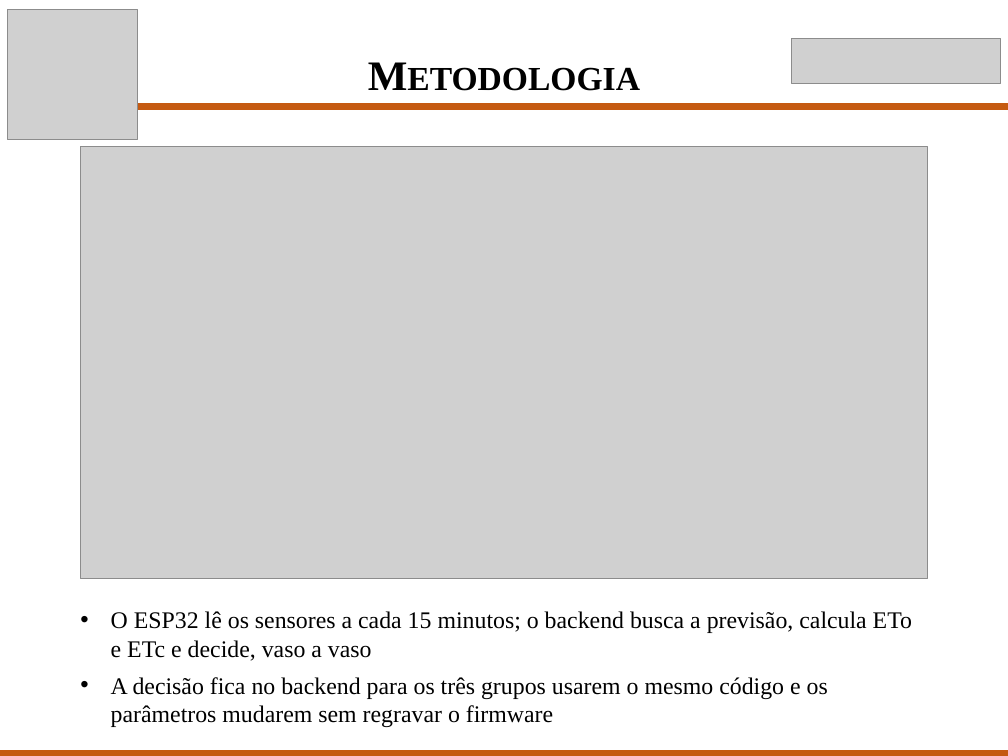
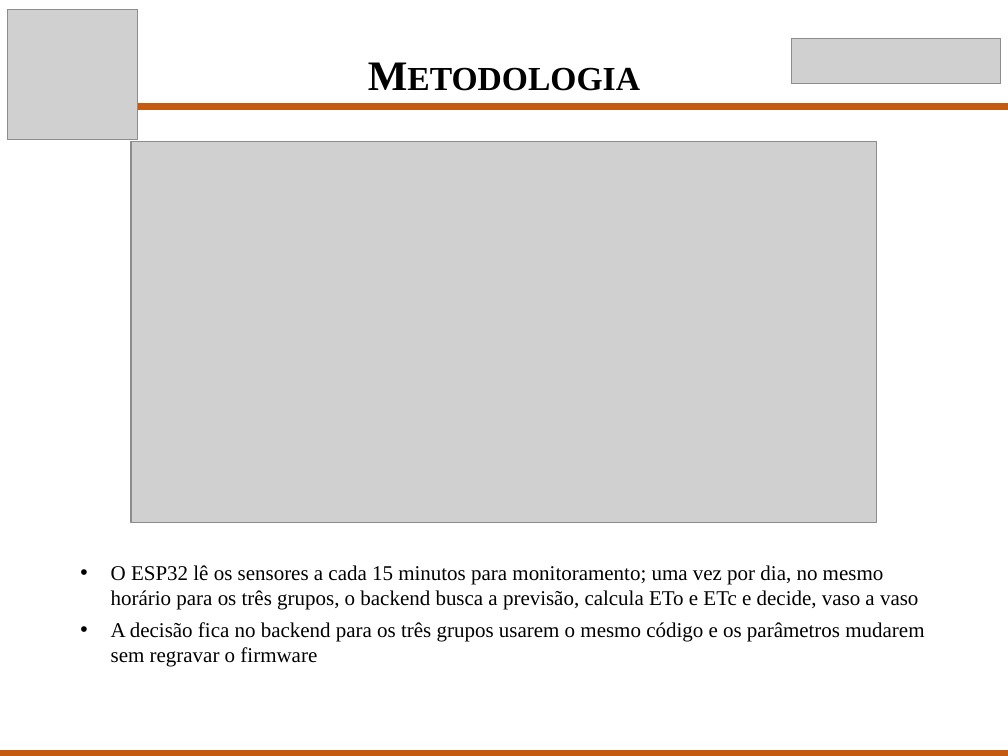
Before and after one commit to Scaglia05/irrigacao-inteligente, a slide deck: slide 6 of docs/p2/Apresentacao_TCC_P2.pptx. Drawn at 1008x756 pixels with LibreOffice and Linux fonts; fonts in the diff are those of the drawing; grey boxes stand for pictures. Boxes give left, top, right and bottom in pixels: in the first picture for what was removed or moved away, otherwise in the second. Text is boxed around its words. In the diff, an @@ line names an element or a change of style, - is before the commit and + after.

Commit message:
Slides da P2: deixar explícito que a decisão de irrigar é uma por dia
O slide de arquitetura sugeria decisão a cada leitura de 15 minutos. Conforme a seção 4.4 do artigo, os sensores leem a cada 15 minutos para monitoramento e a decisão é tomada uma vez por dia, no mesmo horário para os três grupos. Nota do apresentador atualizada com a limitação do Controle B simplificado.

```diff
--- a/docs/p2/Apresentacao_TCC_P2.pptx
+++ b/docs/p2/Apresentacao_TCC_P2.pptx
@@ picture: place and size @@
-picture at [81, 146, 927, 579]
+picture at [131, 141, 877, 522]
@@ text "O ESP32 lê os sensores ...": place and size @@
-text "O ESP32 lê os sensores ..." at [111, 611, 912, 727]
+text "O ESP32 lê os sensores ..." at [111, 565, 924, 667]
@@ text at [111, 565, 918, 610]: text changed; size 17 to 15 pt @@
-• O ESP32 lê os sensores a cada 15 minutos; o backend busca a previsão, calcula ETo e ETc e decide, vaso a vaso
+• O ESP32 lê os sensores a cada 15 minutos para monitoramento; uma vez por dia, no mesmo horário para os três grupos, o backend busca a previsão, calcula ETo e ETc e decide, vaso a vaso
@@ text at [111, 622, 924, 667]: size 17 to 15 pt in "A decisão fica no backend para os ..."; less space between paragraphs @@
```
Also in this commit, not shown: 1 other file.
